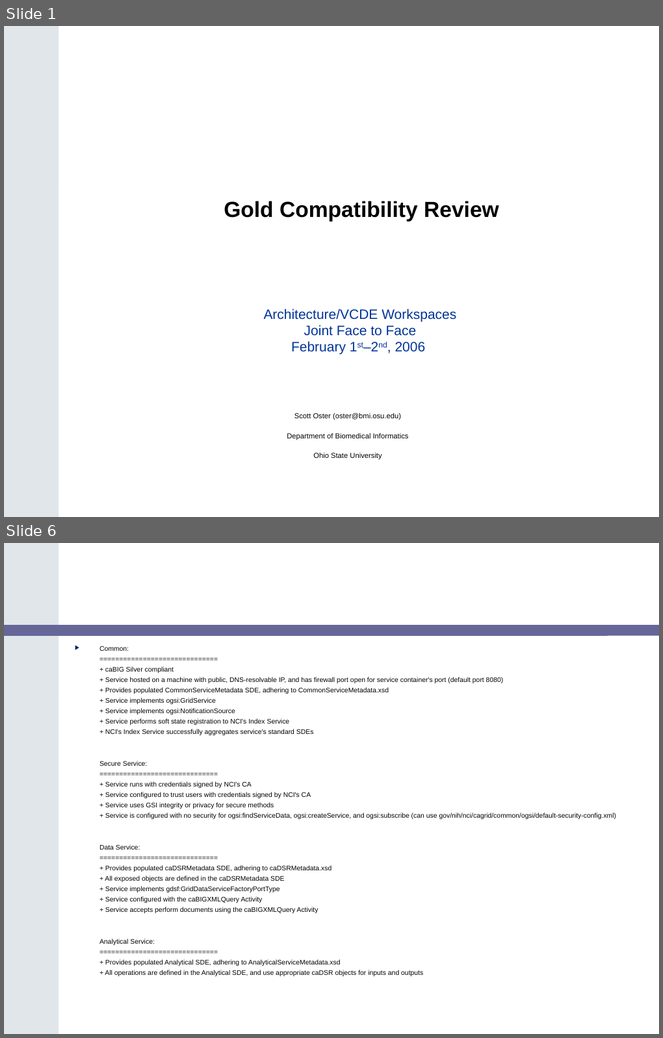
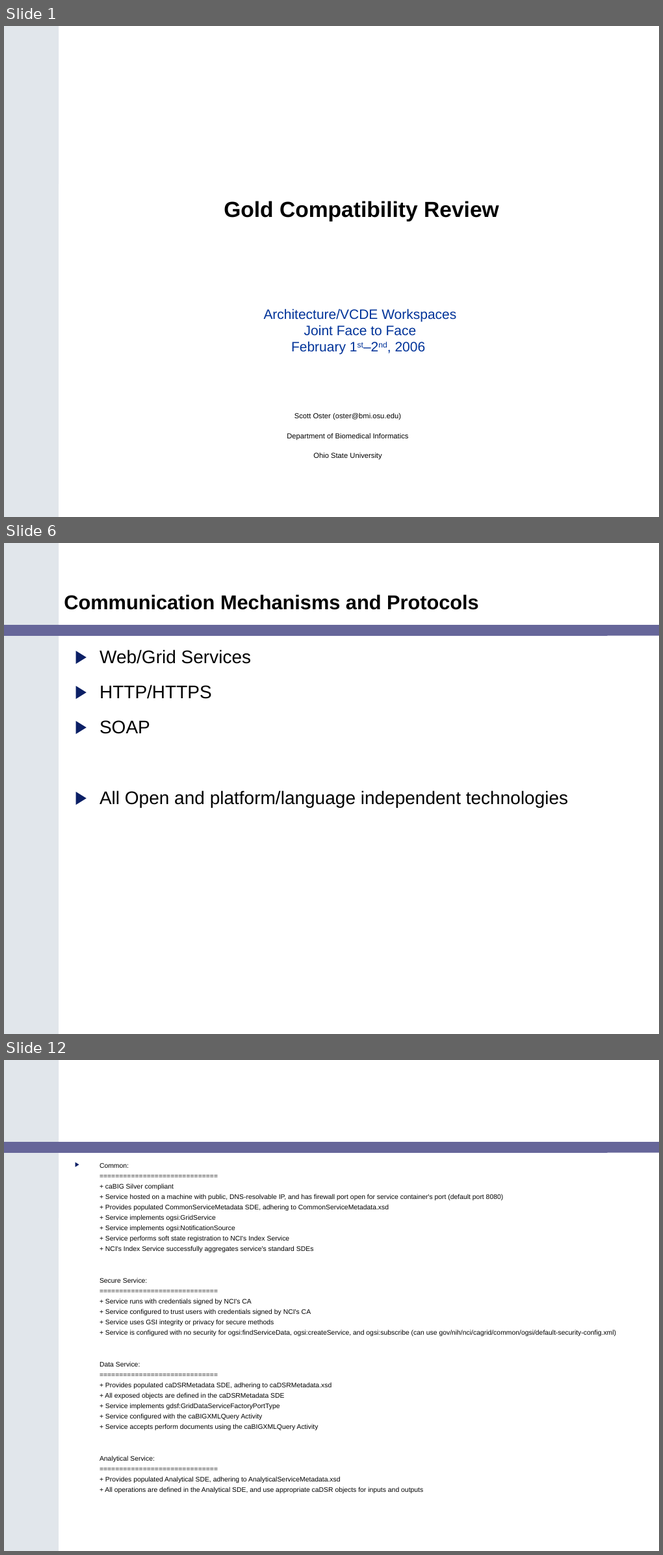
Before and after one commit to NCIP/cagrid-portal, a slide deck: cagrid-1-0/Documentation/presentations/200602_VCDE_ARCH/Gold_Review_Arch_VCDE_Feb1.ppt. Shown one above the other, each under a label of ours: slides 1 and 6 before the commit, slides 1, 6 and 12 after it; the slides between them are not shown. The pictures are 663x1038 and 663x1555 pixels, drawn with LibreOffice and Linux fonts; fonts in the diff are those of the drawing; background and template pictures are left out. Boxes give left, top, right and bottom in pixels: in the first picture for what was removed or moved away, otherwise in the second. Text is boxed around its words. In the diff, an @@ line names an element or a change of style, - is before the commit and + after.

```diff
--- a/cagrid-1-0/Documentation/presentations/200602_VCDE_ARCH/Gold_Review_Arch_VCDE_Feb1.ppt
+++ b/cagrid-1-0/Documentation/presentations/200602_VCDE_ARCH/Gold_Review_Arch_VCDE_Feb1.ppt
@@ slide 6 added at [4,543,659,1034], background #FFFFFF; not listed: 2 template elements that a slide beside it also shows @@
@@ title added at [64,594,479,610], 22 pt, text #000000, bold @@
+Communication Mechanisms and Protocols
@@ text added at [100,650,568,808], 20 pt, text #000000 @@
+▶ Web/Grid Services
+▶ HTTP/HTTPS
+▶ SOAP
+▶ All Open and platform/language independent technologies
@@ what was slide 6 is now slide 12 @@
```
Also in this commit, not shown: 9 other slides added, 3 slides removed.
